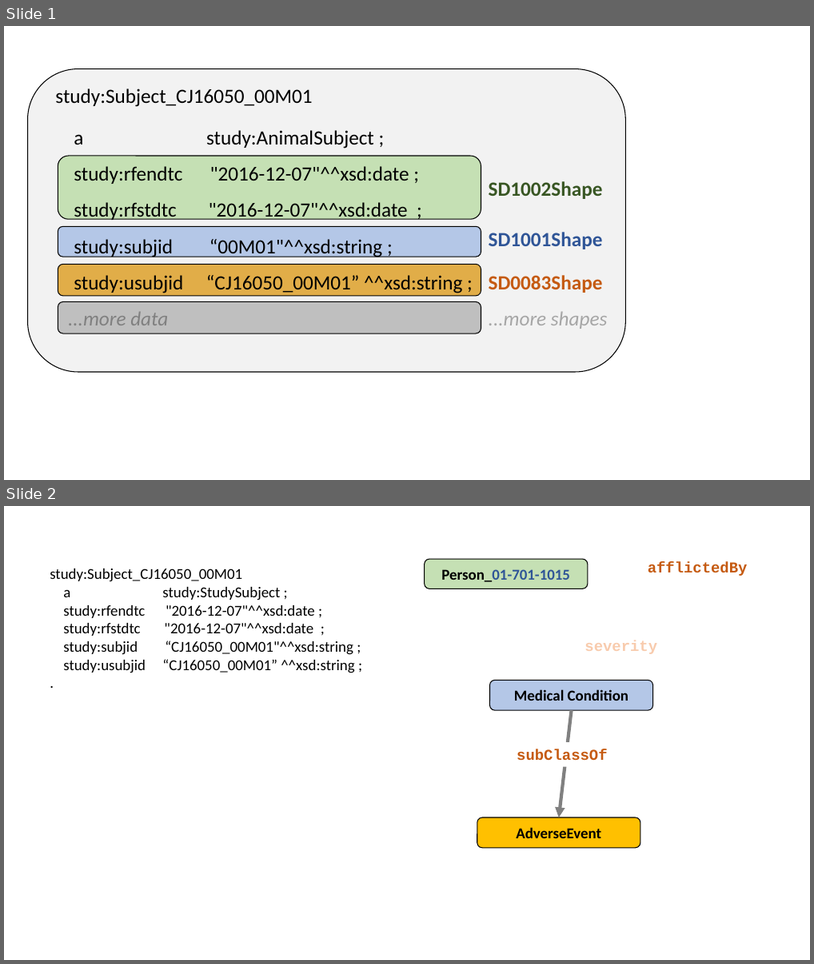
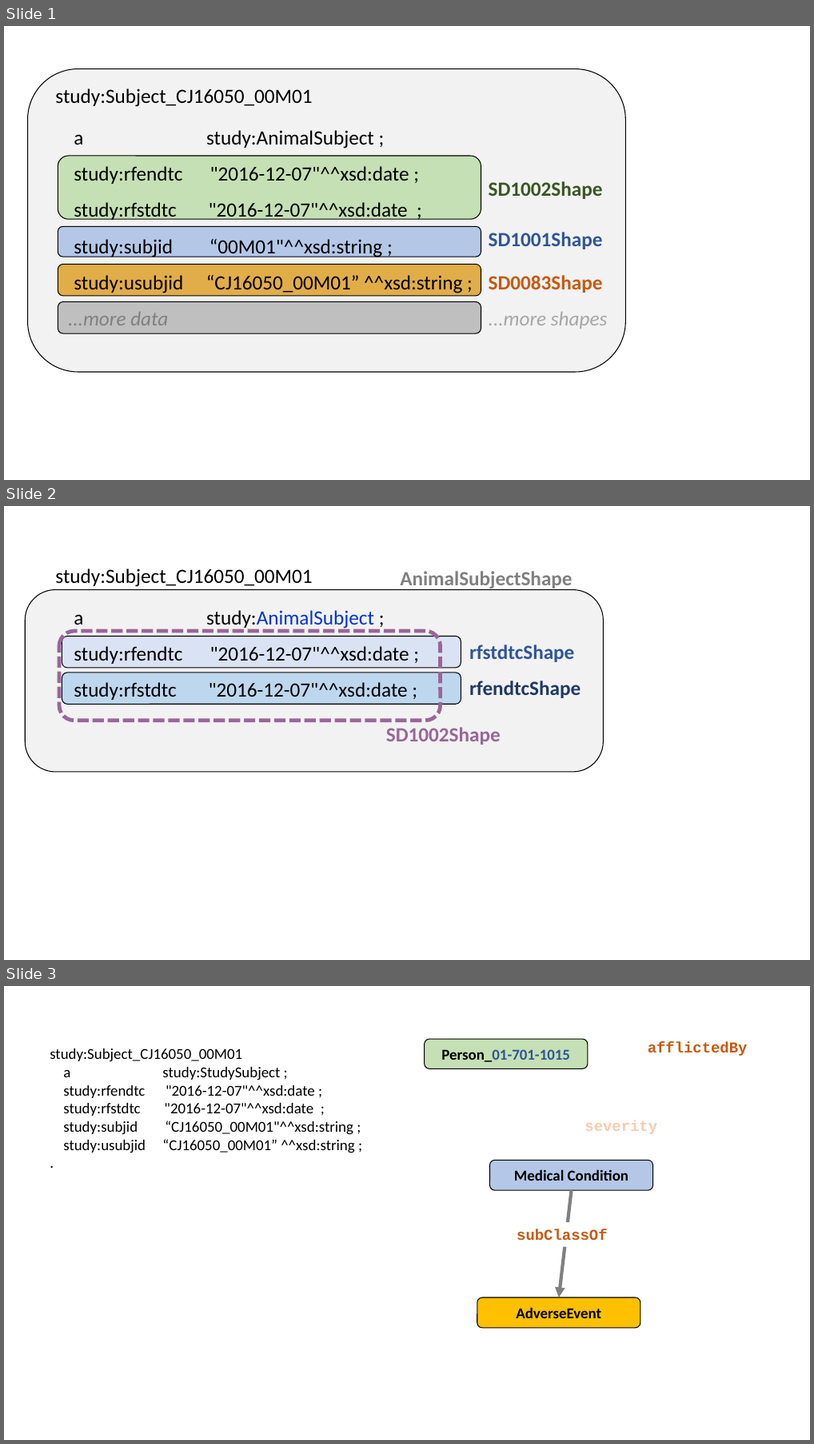
Before and after one commit to phuse-org/SENDConform, a slide deck: doc/images/ImageSources.pptx. Shown one above the other, each under a label of ours: slides 1 and 2 before the commit, slides 1, 2 and 3 after it. The pictures are 814x964 and 814x1444 pixels, drawn with LibreOffice and Linux fonts; fonts in the diff are those of the drawing. Boxes give left, top, right and bottom in pixels: in the first picture for what was removed or moved away, otherwise in the second. Text is boxed around its words. In the diff, an @@ line names an element or a change of style, - is before the commit and + after.

```diff
--- a/doc/images/ImageSources.pptx
+++ b/doc/images/ImageSources.pptx
@@ slide 2 added at (4,506,810,960), background #FFFFFF @@
@@ text added at (55,568,410,700), 24 pt, text #000000 @@
+study:Subject_CJ16050_00M01
+a study:AnimalSubject ;
+study:rfendtc "2016-12-07"^^xsd:date ;
+study:rfstdtc "2016-12-07"^^xsd:date ;
@@ text added at (400,571,572,591), 24 pt, text #808080, bold @@
+AnimalSubjectShape
@@ rounded rectangle added at (25,589,604,772), fill #F2F2F2, outline #000000 1 pt @@
@@ rounded rectangle added at (59,632,440,720), outline #996699 4.5 pt dashed @@
@@ rounded rectangle added at (62,636,462,668), fill #DAE3F3, outline #000000 1 pt @@
@@ text added at (470,644,574,662), 24 pt, text #2F5597, bold @@
+rfstdtcShape
@@ rounded rectangle added at (62,672,462,704), fill #BDD7EE, outline #000000 1 pt @@
@@ text added at (470,680,581,698), 24 pt, text #203864, bold @@
+rfendtcShape
@@ text added at (386,727,501,744), 24 pt, text #996699, bold @@
+SD1002Shape
@@ what was slide 2 is now slide 3 @@
```
Also in this commit, not shown: 4 other files.
